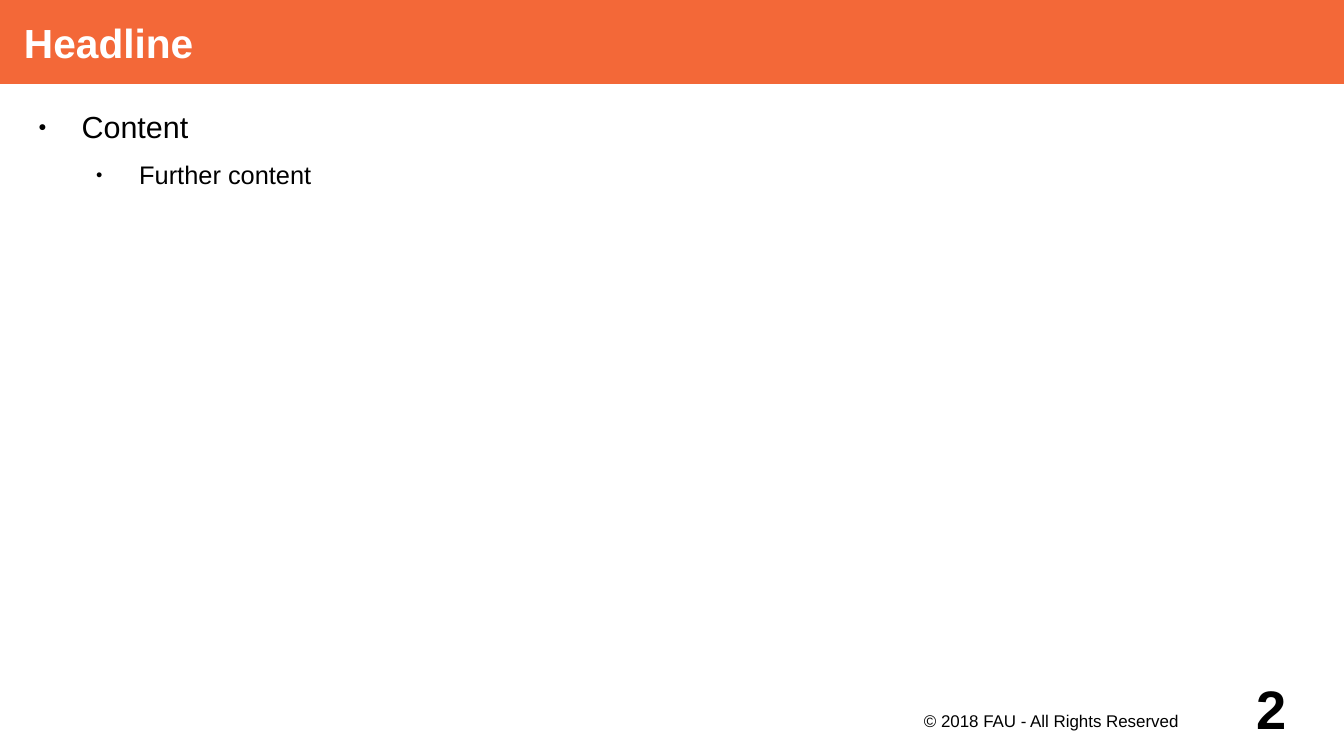
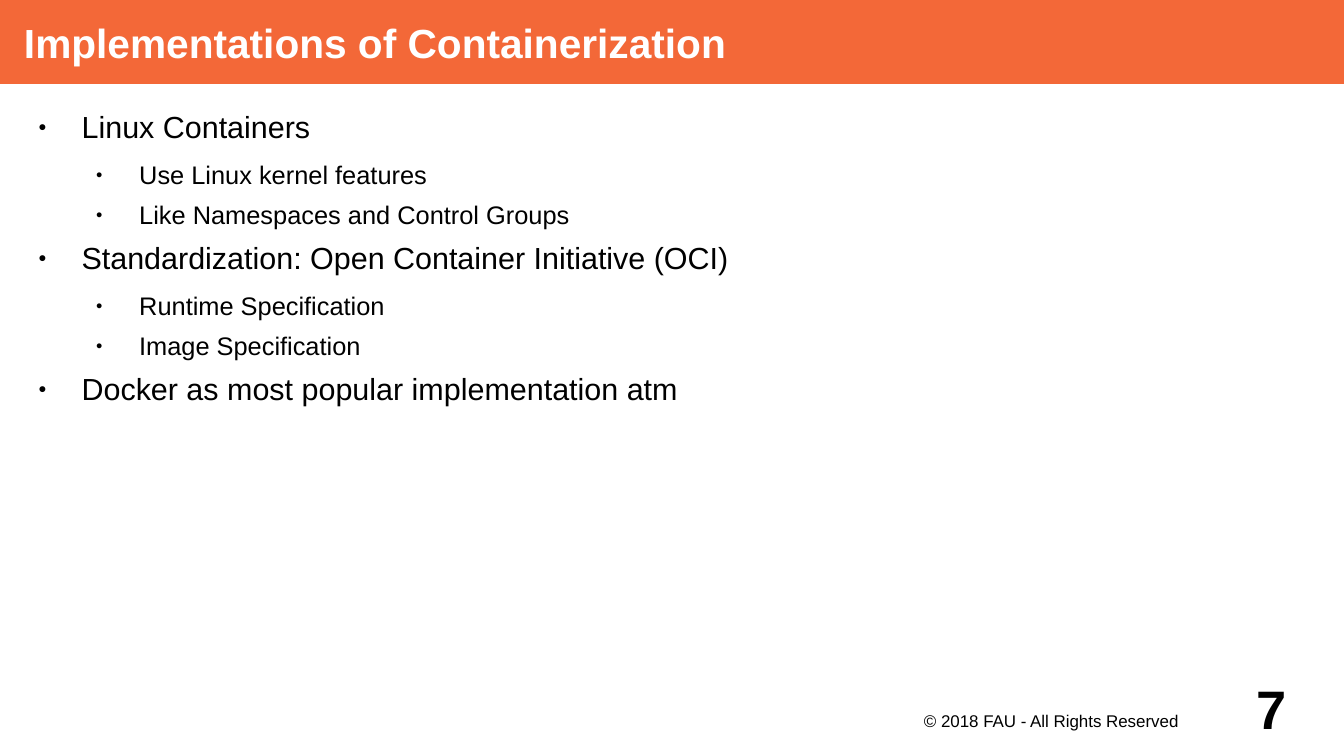
Before and after one commit to dirkriehle/adap-course, a slide deck: slide 7 of Lecture Slides/ADAP Z01 - Containerization.odp (slide 2 before the commit). Drawn at 1344x756 pixels with LibreOffice and Linux fonts; fonts in the diff are those of the drawing. Boxes give left, top, right and bottom in pixels: in the first picture for what was removed or moved away, otherwise in the second. Text is boxed around its words. In the diff, an @@ line names an element or a change of style, - is before the commit and + after.

Commit message:
Add Docker introduction without coding hints yet

```diff
--- a/Lecture Slides/ADAP Z01 - Containerization.odp
+++ b/Lecture Slides/ADAP Z01 - Containerization.odp
@@ title at [24,28,726,65]: text changed @@
-Headline
+Implementations of Containerization
@@ text at [82,116,728,406]: text changed; size 15 to 18 pt @@
-● Content
-  ● Further content
+● Linux Containers
+  ● Use Linux kernel features
+  ● Like Namespaces and Control Groups
+● Standardization: Open Container Initiative (OCI)
+  ● Runtime Specification
+  ● Image Specification
+● Docker as most popular implementation atm
@@ page number at [1257,691,1287,729]: text changed @@
-2
+7
```
Also in this commit, not shown: 1 other slide changed, 6 slides added.
